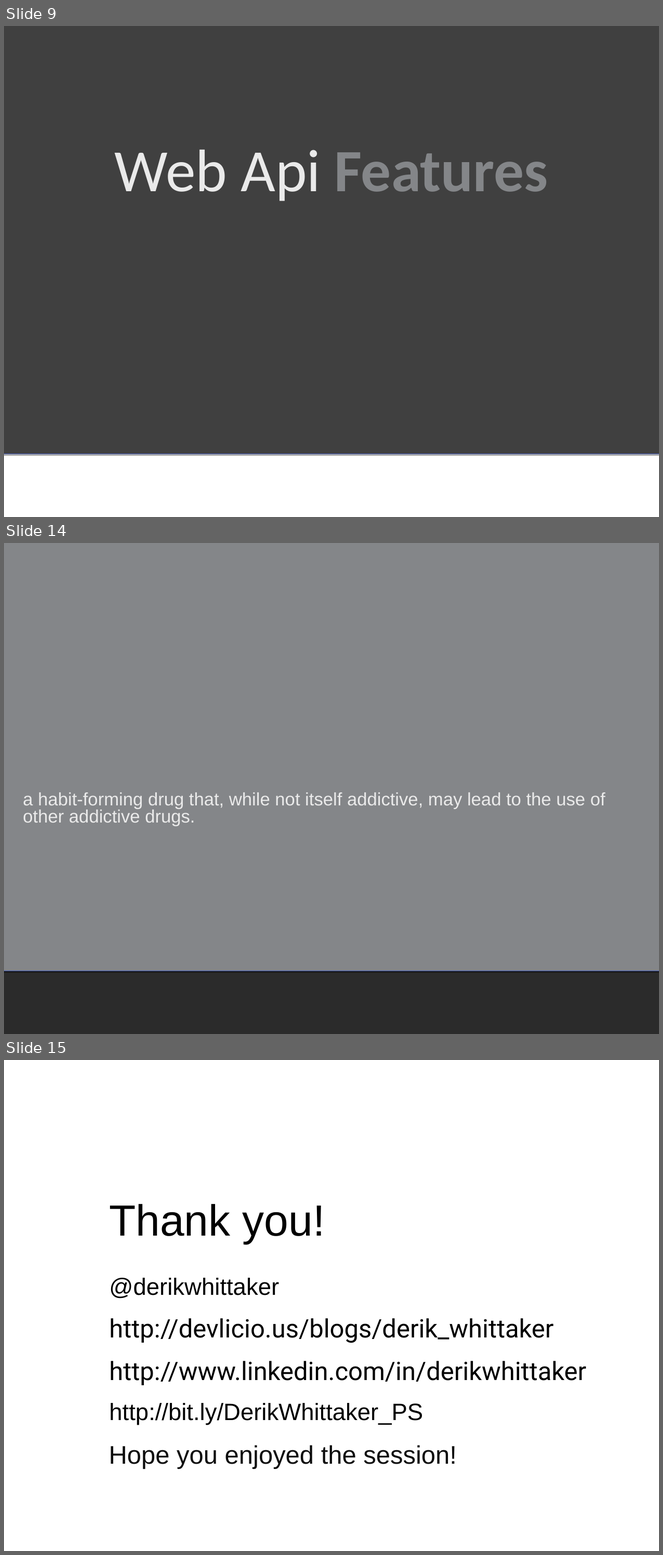
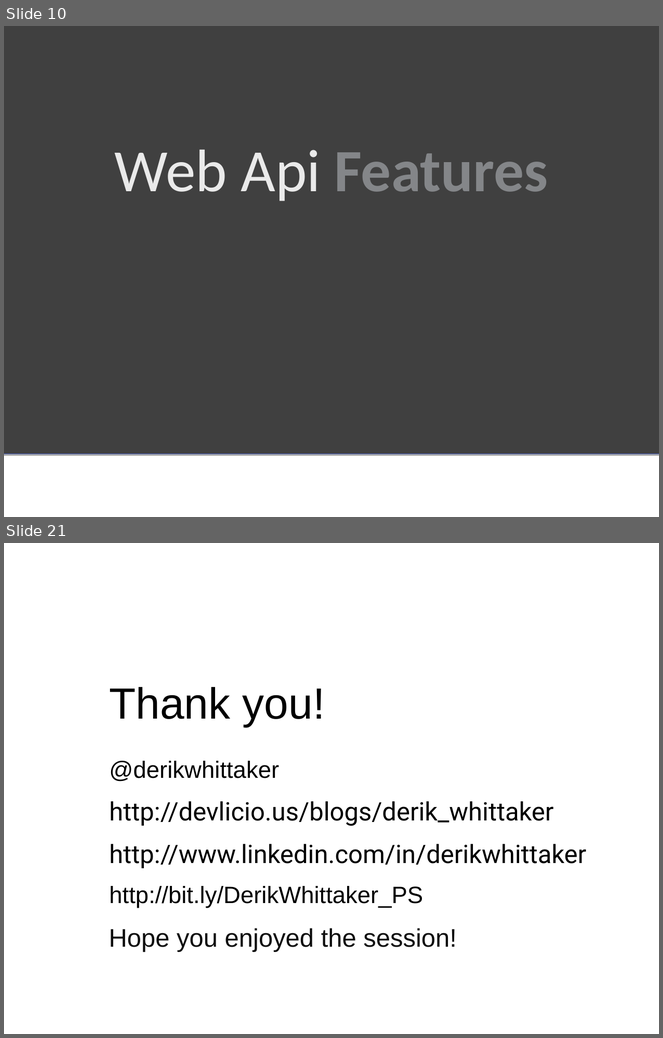
Before and after one commit to derikwhittaker/Demo.DevReach, a slide deck: WebApi/Derik.Whittaker-WebApi.ppt. Shown one above the other, each under a label of ours: slides 9, 14 and 15 before the commit, slides 10 and 21 after it; the slides between them are not shown. The pictures are 663x1555 and 663x1038 pixels, drawn with LibreOffice and Linux fonts; fonts in the diff are those of the drawing; background and template pictures are left out; a plain dark background stands for a picture behind light text. Boxes give left, top, right and bottom in pixels: in the first picture for what was removed or moved away, otherwise in the second. Text is boxed around its words. In the diff, an @@ line names an element or a change of style, - is before the commit and + after.

```diff
--- a/WebApi/Derik.Whittaker-WebApi.ppt
+++ b/WebApi/Derik.Whittaker-WebApi.ppt
@@ slide 14 removed at bbox=[4, 543, 659, 1034], background picture (left out) @@
@@ rectangle removed at bbox=[4, 543, 659, 971] @@
@@ text removed at bbox=[23, 793, 286, 796] @@
-Definition:
@@ text removed at bbox=[23, 793, 606, 826] @@
-a habit-forming drug that, while not itself addictive, may lead to the use of other addictive drugs.
@@ what was slide 9 is now slide 10 @@
@@ what was slide 15 is now slide 21 @@
```
Also in this commit, not shown: 1 slide changed, 11 slides added, 4 other slides removed, 1 other file.
